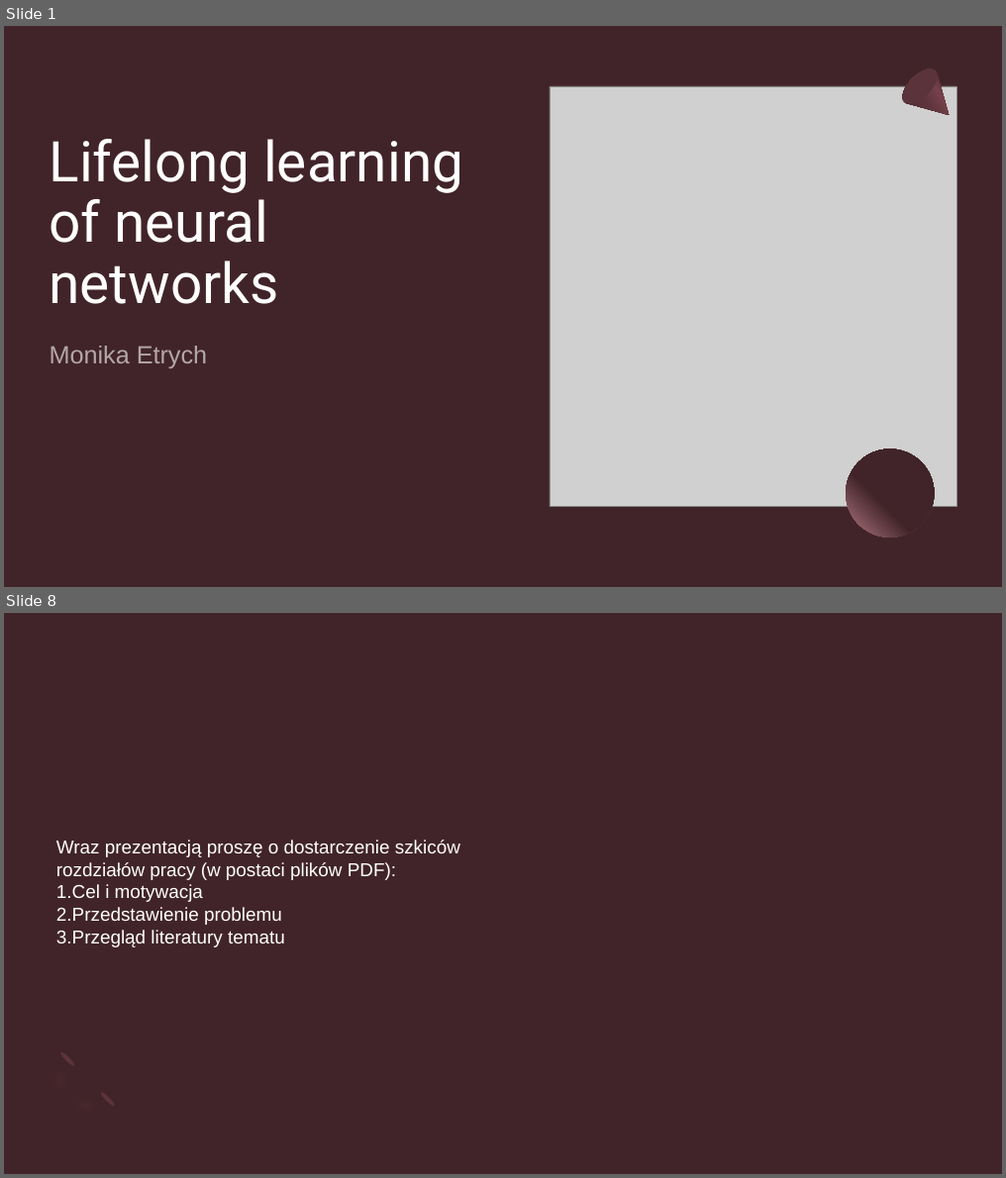
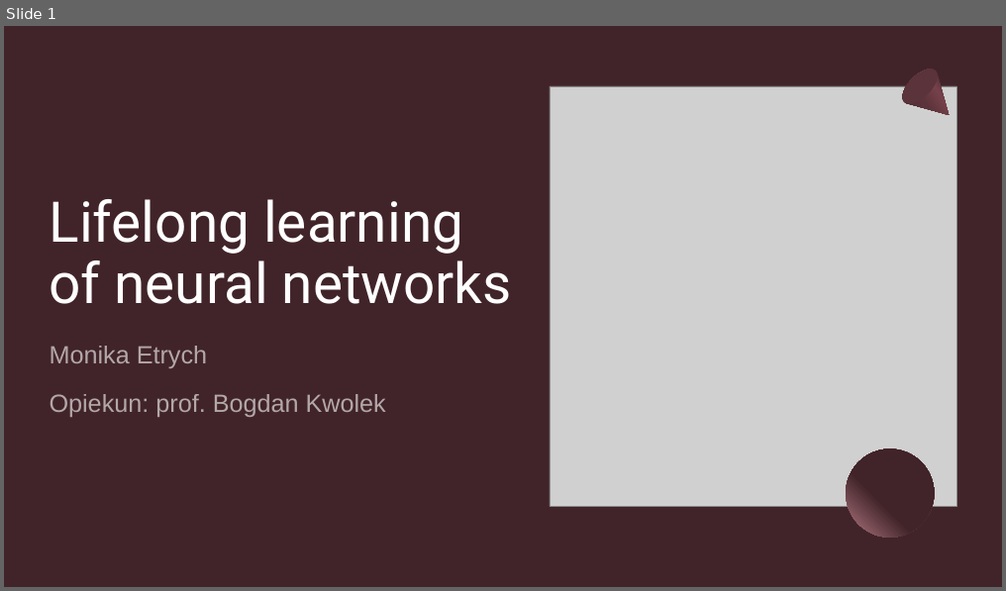
Before and after one commit to Mon4/lifelong-learning, a slide deck: pracownia/Etrych.pptx. Shown one above the other, each under a label of ours: slides 1 and 8 before the commit, slide 1 after it; the slides between them are not shown. The pictures are 1006x1178 and 1006x591 pixels, drawn with LibreOffice and Linux fonts; fonts in the diff are those of the drawing; grey boxes stand for pictures. Boxes give left, top, right and bottom in pixels: in the first picture for what was removed or moved away, otherwise in the second. Text is boxed around its words. In the diff, an @@ line names an element or a change of style, - is before the commit and + after.

```diff
--- a/pracownia/Etrych.pptx
+++ b/pracownia/Etrych.pptx
@@ slide 8 removed at (x1=4, y1=613, x2=1002, y2=1174), background #412429 @@
@@ text removed at (x1=56, y1=840, x2=460, y2=948) @@
-Wraz prezentacją proszę o dostarczenie szkiców rozdziałów pracy (w postaci plików PDF):
-1. Cel i motywacja
-2. Przedstawienie problemu
-3. Przegląd literatury tematu
@@ freeform shape removed at (x1=34, y1=1049, x2=118, y2=1133) @@
@@ ellipse removed at (x1=59, y1=1051, x2=76, y2=1067) @@
@@ ellipse removed at (x1=99, y1=1091, x2=116, y2=1108) @@
@@ slide 1 changed as well @@
@@ title "Lifelong learning of neural networks" rewrapped from (x1=50, y1=139, x2=463, y2=304) to (x1=50, y1=199, x2=512, y2=304) @@
@@ subtitle at (x1=50, y1=394, x2=386, y2=417): paragraph added @@
+Opiekun: prof. Bogdan Kwolek
```
Also in this commit, not shown: 3 other slides changed, 8 slides added, 4 other slides removed, 3 other files.
